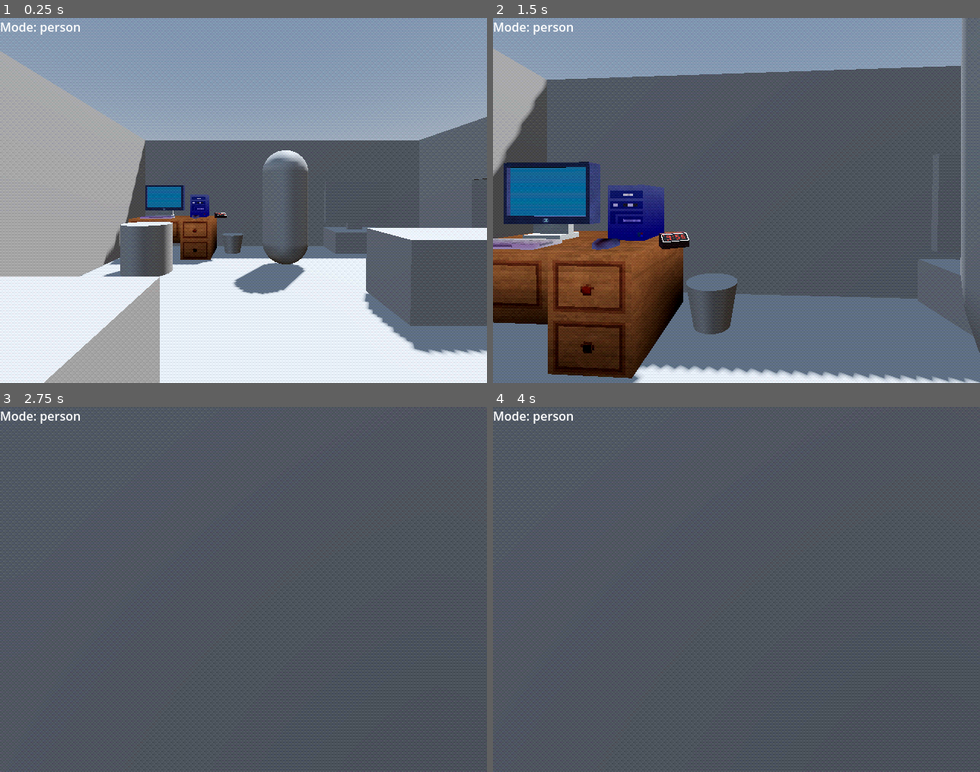
Above: before the commit, frames 1-4 (two rows, left to right).
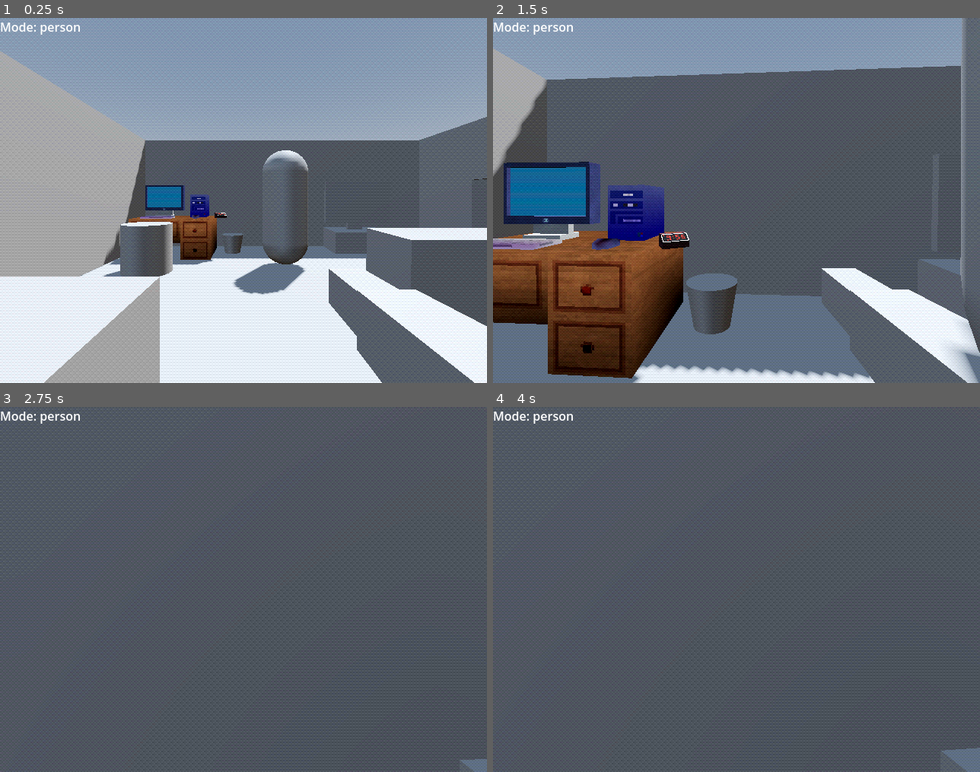
Above: after the commit, the same moments.

Repository: chrisguayara/horror_online
Game: Godot game, scene res://scenes/main.tscn
Two runs of this game, one before a commit and one after it. Both use one fixed random seed, a clock stepped at 60 frames per second and the inputs below.
Inputs (mouse positions are in pixels of both pictures, inside the frame that each line leads up to):
- Up to frame 1 (0.25 s): no input
- Up to frame 2 (1.5 s): move the mouse to (760, 200) at 0.52 s; hold W (up) from 0.53 s (still down); tap E (interact) at 0.6, 1.35 s; tap Space (jump) at 0.77 s; move the mouse to (712, 200) at 1.27 s
- Up to frame 3 (2.75 s): keep holding W (up); tap Space (jump) at 1.52 s; move the mouse to (253, 582) at 2.02 s; tap E (interact) at 2.1 s
- Up to frame 4 (4 s): keep holding W (up); tap Enter at 2.75 s; move the mouse to (731, 596) at 2.77 s; tap E (interact) at 2.85, 3.6 s; tap Space (jump) at 3.02, 3.5, 3.77 s; move the mouse to (775, 593) at 3.52 s

The runs differ from the first frame. In frame 1, 6.1% of the frame differs, in the area x 67-100%, y 68-100%; in frame 2, 6.1%; in frame 3, 0.1%; in frame 4, 0.3%.
Error after the commit: Parse Error: Cannot get return value of call to "show()" because it returns "void". (res://scenes/inventoryinhand.gd:13)

Commit message:
playerInventory&Remington

Diff:
--- a/scenes/inventoryinhand.gd
+++ b/scenes/inventoryinhand.gd
@@ -1,3 +1,15 @@
 extends Marker3D
 
 var inInventory = false
+var inventory = {}
+@export var remington : Node3D
+
+
+func _on_inventory_active_in_hand(firstItem:String ):
+	#check dictionary for dict[firstItem]
+	var curr = ""
+	for item in inventory:
+		item.hide
+	inventory[firstItem] = show()
+
+	##fix code this is just pseudo
--- a/scenes/main.tscn
+++ b/scenes/main.tscn
@@ -413,6 +413,7 @@
 [node name="NavigationRegion3D" type="NavigationRegion3D" parent="axekiller"]
 navigation_mesh = SubResource("NavigationMesh_muem4")
 
+[connection signal="activeInHand" from="player/inventory" to="player/head/camera/hand" method="_on_inventory_active_in_hand"]
 [connection signal="addSound" from="player/inventory" to="Soundmanager" method="_on_inventory_add_sound"]
 [connection signal="exit" from="House/setup/PC" to="player/head" method="_on_pc_exit"]
 [connection signal="transition" from="House/setup/PC" to="player/head" method="_on_pc_transition"]
--- a/scenes/player.tscn
+++ b/scenes/player.tscn
@@ -1,9 +1,10 @@
-[gd_scene load_steps=7 format=3 uid="uid://bohs6vfsil5ho"]
+[gd_scene load_steps=8 format=3 uid="uid://bohs6vfsil5ho"]
 
 [ext_resource type="Script" uid="uid://blmy0yy26ub0d" path="res://scripts/camera.gd" id="1_3vyb7"]
 [ext_resource type="Script" uid="uid://bdi8pev0qd8kc" path="res://scripts/player.gd" id="1_g2els"]
 [ext_resource type="PackedScene" uid="uid://bjnoupe4adxxd" path="res://scripts/interact_ray.tscn" id="3_qhqgy"]
 [ext_resource type="Script" uid="uid://ctcgcf3b3eh46" path="res://scenes/inventoryinhand.gd" id="4_dqkch"]
+[ext_resource type="PackedScene" uid="uid://bla1psyhvad2d" path="res://scenes/remington.tscn" id="5_qlg0r"]
 
 [sub_resource type="CapsuleShape3D" id="CapsuleShape3D_u8vuu"]
 height = 1.9265
@@ -26,9 +27,12 @@
 
 [node name="InteractRay" parent="head/camera" instance=ExtResource("3_qhqgy")]
 
+[node name="hand" type="Marker3D" parent="head/camera" node_paths=PackedStringArray("remington")]
+transform = Transform3D(1, 0, 0, 0, 1, 0, 0, 0, 1, 0.6, -0.5, -0.5)
+script = ExtResource("4_dqkch")
+remington = NodePath("Remington")
+
+[node name="Remington" parent="head/camera/hand" instance=ExtResource("5_qlg0r")]
+
 [node name="visual" type="MeshInstance3D" parent="."]
 mesh = SubResource("CapsuleMesh_qhqgy")
-
-[node name="hand" type="Marker3D" parent="."]
-transform = Transform3D(1, 0, 0, 0, 1, 0, 0, 0, 1, 0.6, 0, -0.5)
-script = ExtResource("4_dqkch")
--- /dev/null
+++ b/scenes/remington.tscn
@@ -0,0 +1,26 @@
+[gd_scene load_steps=3 format=3 uid="uid://bla1psyhvad2d"]
+
+[sub_resource type="BoxMesh" id="BoxMesh_ifkkn"]
+size = Vector3(1, 0.25, 0.25)
+
+[sub_resource type="BoxMesh" id="BoxMesh_i5cr4"]
+size = Vector3(0.8, 0.2, 0.2)
+
+[node name="Remington" type="Node3D"]
+transform = Transform3D(-4.37114e-08, 0, 1, 0, 1, 0, -1, 0, -4.37114e-08, 0, 0, 0)
+
+[node name="Meshes" type="Node3D" parent="."]
+
+[node name="maincenter" type="MeshInstance3D" parent="Meshes"]
+mesh = SubResource("BoxMesh_ifkkn")
+skeleton = NodePath("../..")
+
+[node name="muzzle and stock" type="MeshInstance3D" parent="Meshes"]
+transform = Transform3D(2, 0, 0, 0, 1, 0, 0, 0, 1, 0.1, 0, 0)
+mesh = SubResource("BoxMesh_i5cr4")
+skeleton = NodePath("../..")
+
+[node name="MeshInstance3D" type="MeshInstance3D" parent="Meshes"]
+transform = Transform3D(0.4, 0, 0, 0, 1, 0, 0, 0, 1, -0.3, -0.2, 0)
+mesh = SubResource("BoxMesh_i5cr4")
+skeleton = NodePath("../..")
--- a/scripts/player/inventory.gd
+++ b/scripts/player/inventory.gd
@@ -4,8 +4,19 @@
 var inventory_space = 5
 var itemAmount = 0
 signal addSound
+signal activeInHand
+@onready var hand = $"../head/camera/hand"
+
+func checkActive():
+	if main_inventory:
+		var activeHandItem = main_inventory[0]
+		emit_signal("activeInHand",main_inventory[0])
+		#this makes it so that the first item in inventory will always be the in hand item.
+
 
 func add_to_inventory(item: Dictionary):
+
+
 	if itemAmount < inventory_space:
 		main_inventory.append(item)
 		emit_signal("addSound", "inventory")
